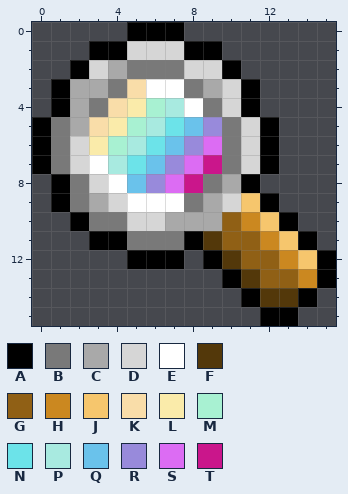
One commit to this pixel-art sprite: Investigate.png. The first picture shows the starting point.
The file is 128x128 pixels, drawn in blocks of 8x8; one block is one cell here.
Palette (. is transparent): A #000000  B #797979  C #a9a9a9  D #d6d6d6  E #ffffff  F #53380a  G #906015  H #cb8820  J #f6c66d  K #f9dda9  L #faebaa  M #a8f1d2  N #6ce3e9  P #a8eae0  Q #6ac2eb  R #988adb  S #dc6cf3  T #ca168b
Pixels before, first column x 0:
 0 .....AAA........
 1 ...AADDDAA......
 2 ..ADCBBBDDA.....
 3 .ACCBKEEBCDA....
 4 .ACBKLMPEBDA....
 5 ABCKLMPNQRBDA...
 6 ABDLMPNQRSBDA...
 7 ABDEPNQRSTBDA...
 8 .ABDEQRSTBCA....
 9 .ABCDEEEBCDJA...
10 ..ABBDDCCCGHJA..
11 ...AABBBAFGGHJA.
12 .....AAA.AFGGHJA
13 ..........AFGGHA
14 ...........AFFA.
15 ............AA..
After:
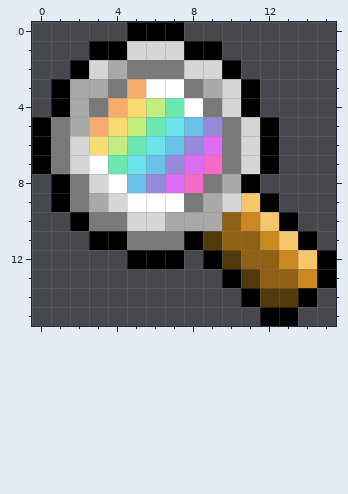
Difference:
colour K: #f9dda9 -> #f5ac6c
colour L: #faebaa -> #f7dc6f
colour M: #a8f1d2 -> #c4ed80
colour P: #a8eae0 -> #6ce7b1
colour T: #ca168b -> #f46ac7
Where, in picture pixels (left, top, right, bottom), the same in both pictures:
changed: (89, 79, 222, 193)
